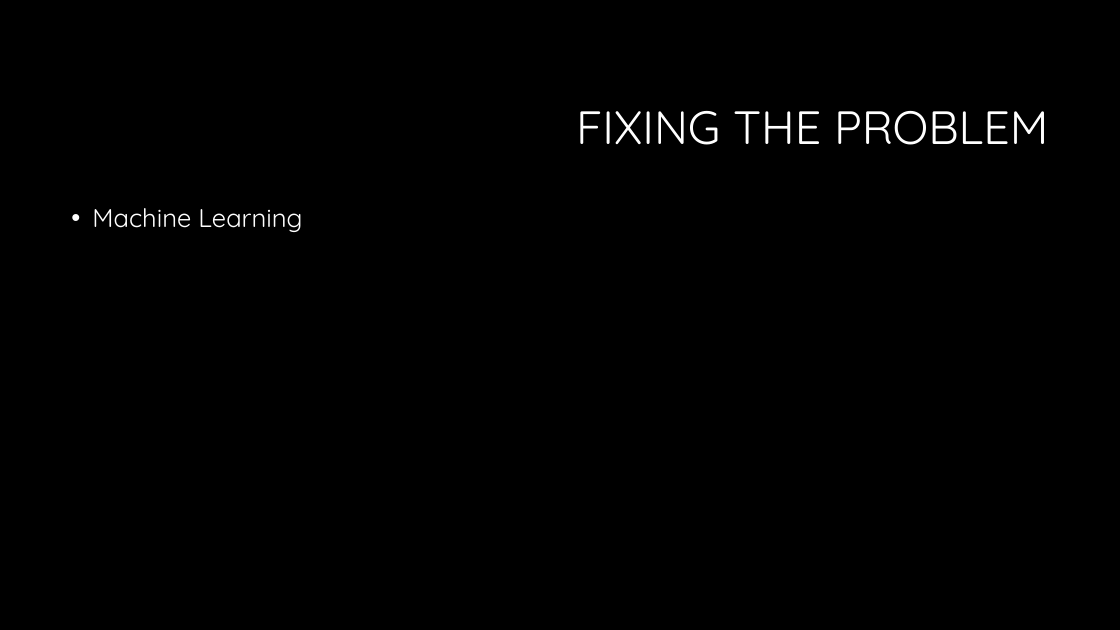
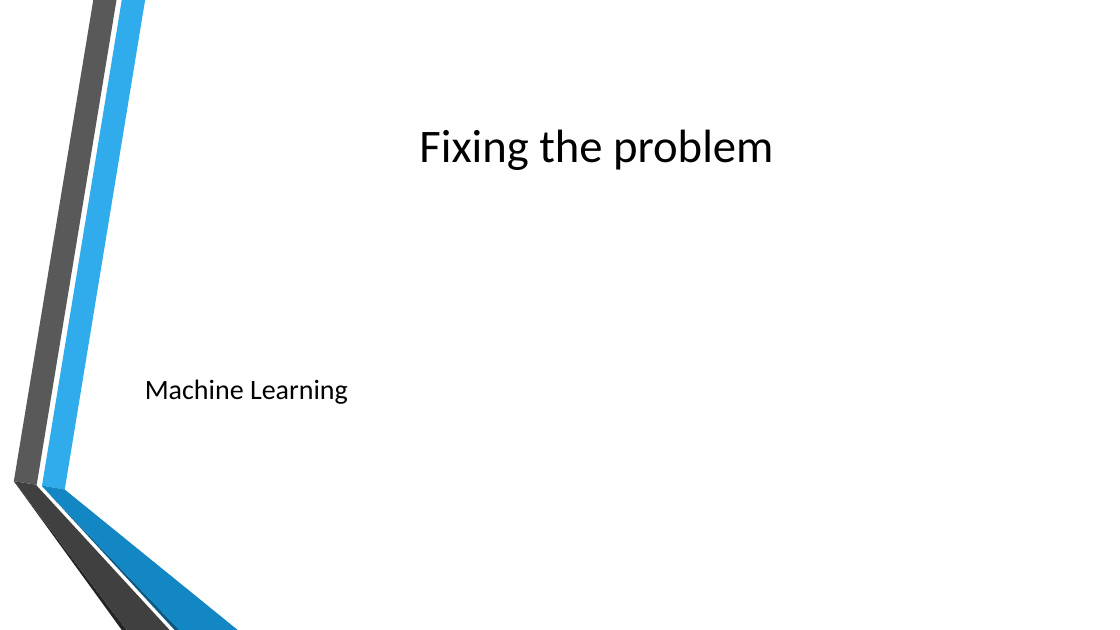
Before and after one commit to KeganMc/Super-Smash-Bros-Melee-AI, a slide deck: slide 4 of Documents/ProjectPresentation.pptx. Drawn at 1120x630 pixels with LibreOffice and Linux fonts; fonts in the diff are those of the drawing; background and template pictures are left out. Boxes give left, top, right and bottom in pixels: in the first picture for what was removed or moved away, otherwise in the second. Text is boxed around its words. In the diff, an @@ line names an element or a change of style, - is before the commit and + after.

Commit message:
Changed style to less contrasting colors

```diff
--- a/Documents/ProjectPresentation.pptx
+++ b/Documents/ProjectPresentation.pptx
@@ background #000000 to picture (left out) @@
@@ title at <box>419,129,773,170</box>: text changed; font Quicksand to Calibri; text colour #FFFFFF to #000000 @@
-FIXING THE PROBLEM
+Fixing the problem
@@ text "Machine Learning": place and size @@
-text "Machine Learning" at <box>92,208,302,232</box>
+text "Machine Learning" at <box>145,379,348,404</box>
@@ text "Machine Learning" at <box>145,379,348,404</box>: size 22 to 24 pt, font Quicksand to Calibri, text colour #FFFFFF to #000000; bullet • to none; line spacing 0.9 to 1; vertical alignment top to middle @@
@@ group added at <box>13,0,238,630</box>: 6 freeform shapes @@
```
Also in this commit, not shown: 2 other slides changed, 4 slides added, 3 slides removed.
